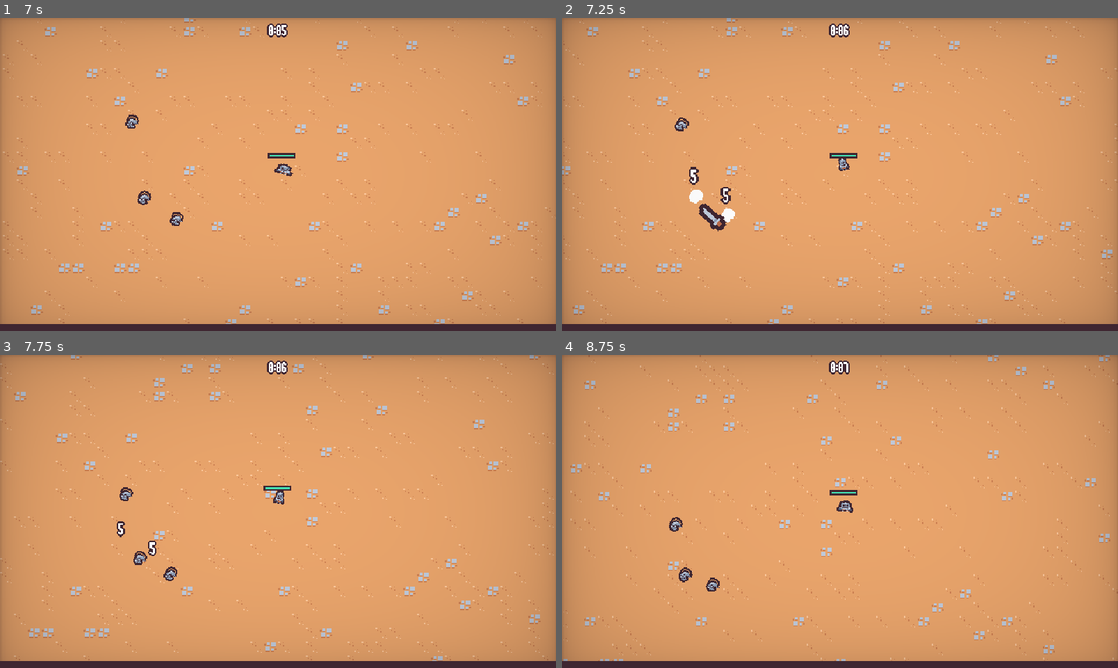
Above: before the commit, frames 1-4 (two rows, left to right).
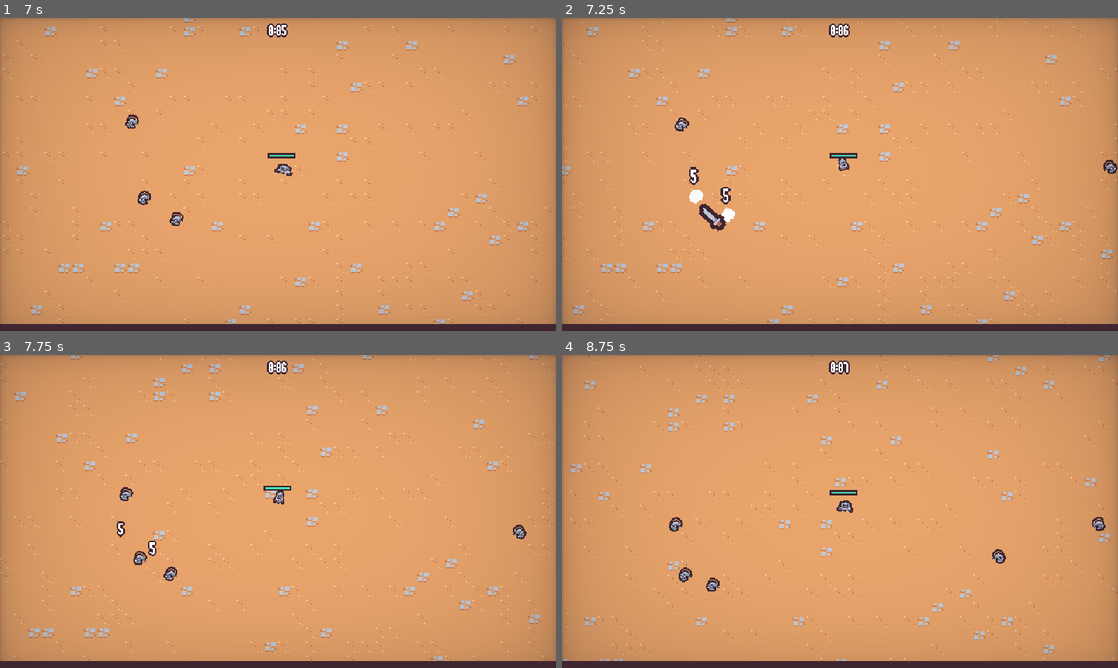
Above: after the commit, the same moments.

Repository: Yrainyw/2D-Survivors
Game: Godot game, scene res://Scenes/UI/main_menu.tscn
Two runs of this game, one before a commit and one after it. Both use one fixed random seed, a clock stepped at 60 frames per second and the inputs below.
Inputs (mouse positions are in pixels of both pictures, inside the frame that each line leads up to):
- Up to frame 1 (7 s): click "Play" at 0.5 s; move the mouse to (400, 158) at 1.27 s; press the mouse at (400, 158) at 1.28 s; hold D (move_right) 1.28-2.03 s; move the mouse to (166, 190) at 2.02 s; release the mouse at (166, 190) at 2.03 s; hold S (move_down) 2.03-2.78 s; click (166, 190) at 2.1 s; move the mouse to (333, 105) at 2.77 s; press the mouse at (333, 105) at 2.78 s; hold D (move_right) 2.78-3.53 s; move the mouse to (250, 237) at 3.52 s; release the mouse at (250, 237) at 3.53 s; hold W (move_up) 3.53-4.28 s; click (250, 237) at 3.6 s; move the mouse to (444, 221) at 4.27 s; press the mouse at (444, 221) at 4.28 s; hold A (move_left) 4.28-5.78 s; move the mouse to (111, 127) at 5.02 s; release the mouse at (111, 127) at 5.03 s; click (111, 127) at 5.1 s; move the mouse to (305, 174) at 5.77 s; press the mouse at (305, 174) at 5.78 s; hold S (move_down) 5.78-6.53 s; move the mouse to (194, 96) at 6.52 s; release the mouse at (194, 96) at 6.53 s; hold D (move_right) from 6.53 s (still down); click (194, 96) at 6.6 s
- Up to frame 2 (7.25 s): keep holding D (move_right)
- Up to frame 3 (7.75 s): move the mouse to (400, 495) at 7.27 s; release D (move_right) at 7.28 s; press the mouse at (400, 495) at 7.28 s; hold W (move_up) from 7.28 s (still down)
- Up to frame 4 (8.75 s): move the mouse to (728, 527) at 8.02 s; release W (move_up) at 8.03 s; release the mouse at (728, 527) at 8.03 s; hold D (move_right) from 8.03 s (still down); click (728, 527) at 8.1 s

Frame 1 is identical in both runs. In frame 2, less than 0.1% of the frame differs, in the area x 97-100%, y 45-50%; in frame 3, less than 0.1%; in frame 4, 0.2%, in the area x 77-98%, y 51-67%.

Commit message:
Fixing an Enemy Spawning Bug

Diff:
--- a/Scenes/Manager/enemy_manager.gd
+++ b/Scenes/Manager/enemy_manager.gd
@@ -34,7 +34,8 @@
 	for i in 4:
 		spawn_position = player.global_position + (random_direction * SPAWN_RADIUS)
 
-		var query_paramaters = PhysicsRayQueryParameters2D.create(player.global_position, spawn_position, 1)
+		var additional_check_offset = random_direction * 20
+		var query_paramaters = PhysicsRayQueryParameters2D.create(player.global_position, spawn_position + additional_check_offset, 1)
 		var result = get_tree().root.world_2d.direct_space_state.intersect_ray(query_paramaters)
 
 		if result.is_empty():
